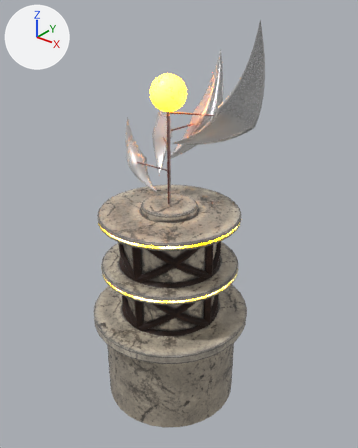
One commit to the Blender file blend/nac67_center_sculpture/center_sculpture.blend: the scene before it, then after it.
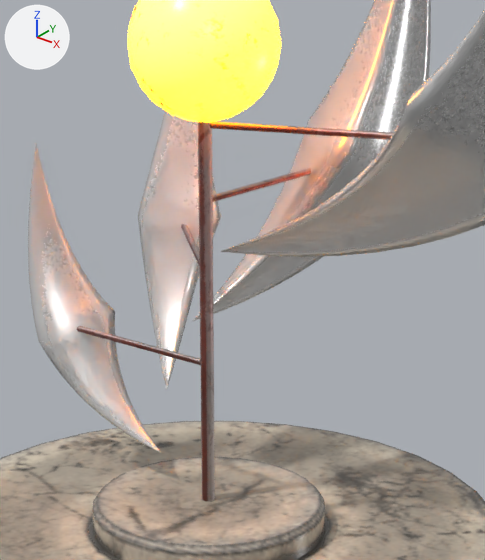
The first picture shows the older version from a camera (50 mm lens) standing at (2.45, -2.94, 3.59) and looking at (0.05, 0.06, 1.73). The close-ups show both versions on the part from 33% to 66% of the width and 18% to 49% of the height of that picture. Arrows for +X, +Y and +Z are at upper left; the lights stay in place.

Before the edit, the objects in view are built like this:
```python
me_cylinder = bpy.data.meshes.new('Cylinder')
me_cylinder.from_pydata(...)  # 964 vertices, 992 faces; spans x -1.0..1.0, y -1.0..1.0, z 0.0..2.14
me_cylinder.polygons.foreach_set('use_smooth', [True] * 992)
# faces by material slot: [928, 64]
me_cylinder.materials.append(mat_bar)
me_cylinder.materials.append(mat_emit)
me_cylinder_001 = bpy.data.meshes.new('Cylinder.001')
me_cylinder_001.from_pydata(...)  # 16 vertices, 8 faces; spans x -1.0..1.0, y -1.0..1.0, z 0.0..2.0
me_cylinder_001.polygons.foreach_set('use_smooth', [True] * 8)
me_cylinder_001.materials.append(mat_pole)
ob_cylinder = bpy.data.objects.new('Cylinder', me_cylinder)
ob_cylinder.location = (0.0, 0.0, 0.0)
ob_cylinder.scale = (0.708, 0.708, 0.9)
ob_cylinder_002 = bpy.data.objects.new('Cylinder.002', me_cylinder_001)
ob_cylinder_002.location = (-0.002, 0.001, 2.218)
ob_cylinder_002.rotation_euler = (0.0, -1.571, 0.0)  # degrees (0, -90, 0)
ob_cylinder_002.scale = (0.00672, 0.00672, 0.215)
ob_cylinder_003 = bpy.data.objects.new('Cylinder.003', me_cylinder_001)
ob_cylinder_003.location = (-0.002, 0.001, 2.404)
ob_cylinder_003.rotation_euler = (-0.737, -1.571, 0.0)  # degrees (-42, -90, 0)
ob_cylinder_003.scale = (0.00672, 0.00672, 0.215)
ob_cylinder_004 = bpy.data.objects.new('Cylinder.004', me_cylinder_001)
ob_cylinder_004.location = (-0.002, 0.001, 2.548)
ob_cylinder_004.rotation_euler = (-1.648, -1.571, 0.0)  # degrees (-94, -90, 0)
ob_cylinder_004.scale = (0.00672, 0.00672, 0.215)
ob_cylinder_005 = bpy.data.objects.new('Cylinder.005', me_cylinder_001)
ob_cylinder_005.location = (-0.002, 0.001, 2.693)
ob_cylinder_005.rotation_euler = (-2.725, -1.571, 0.0)  # degrees (-156, -90, 0)
ob_cylinder_005.scale = (0.00672, 0.00672, 0.215)
# also in view: 'Cylinder.001' at (0.0, 0.0, 2.29); 'BezierCurve' at (0.1, 0.24, 2.69); 'Icosphere' at (0.0, 0.0, 2.84)
```
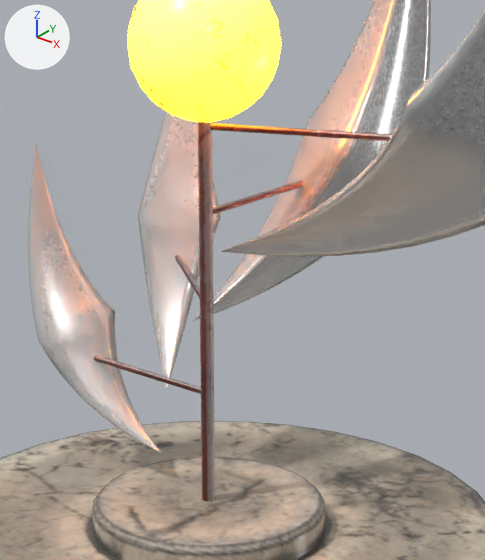
Boxes (x1, y1, x2, y2) around the edits, measured in the close-ups (485 x 560 px):
'Cylinder.005', moved: before (209, 122, 393, 140); after (209, 123, 392, 141)
'Cylinder.002', moved, turned: before (77, 326, 201, 365); after (94, 355, 201, 394)
'Cylinder.004', moved, turned: before (212, 168, 311, 202); after (213, 180, 304, 214)
'Cylinder.003', moved, turned: before (181, 224, 199, 264); after (175, 255, 200, 299)

The change in detail:
Object 'Cylinder.002' (ob_cylinder_002) moves from (-0.002, 0.001, 2.218) to (-0.002, 0.001, 2.157).
Object 'Cylinder.002' (ob_cylinder_002) turns from (0, -90, 0) to (-2.3, -90, 0) degrees about x, y and z.
Object 'Cylinder.003' (ob_cylinder_003) moves from (-0.002, 0.001, 2.404) to (-0.002, 0.001, 2.342).
Object 'Cylinder.003' (ob_cylinder_003) turns from (-42, -90, 0) to (-39, -90, 0) degrees about x, y and z.
Object 'Cylinder.004' (ob_cylinder_004) moves from (-0.002, 0.001, 2.548) to (-0.002, 0.001, 2.523).
Object 'Cylinder.004' (ob_cylinder_004) turns from (-94, -90, 0) to (-92, -90, 0) degrees about x, y and z.
Object 'Cylinder.005' (ob_cylinder_005) moves from (-0.002, 0.001, 2.693) to (-0.002, 0.001, 2.69).
